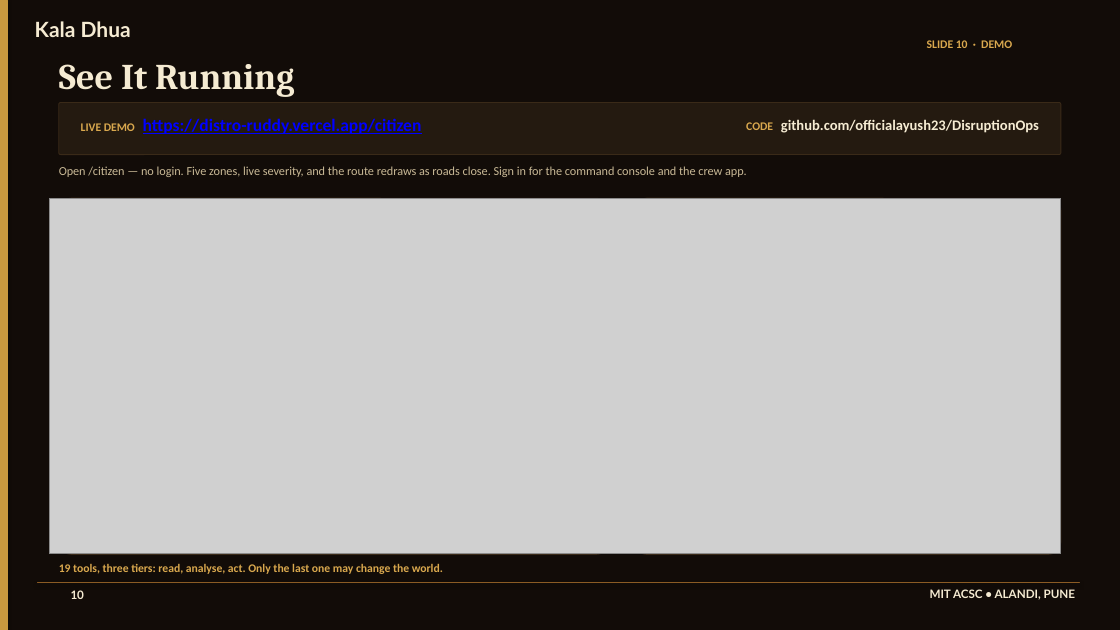
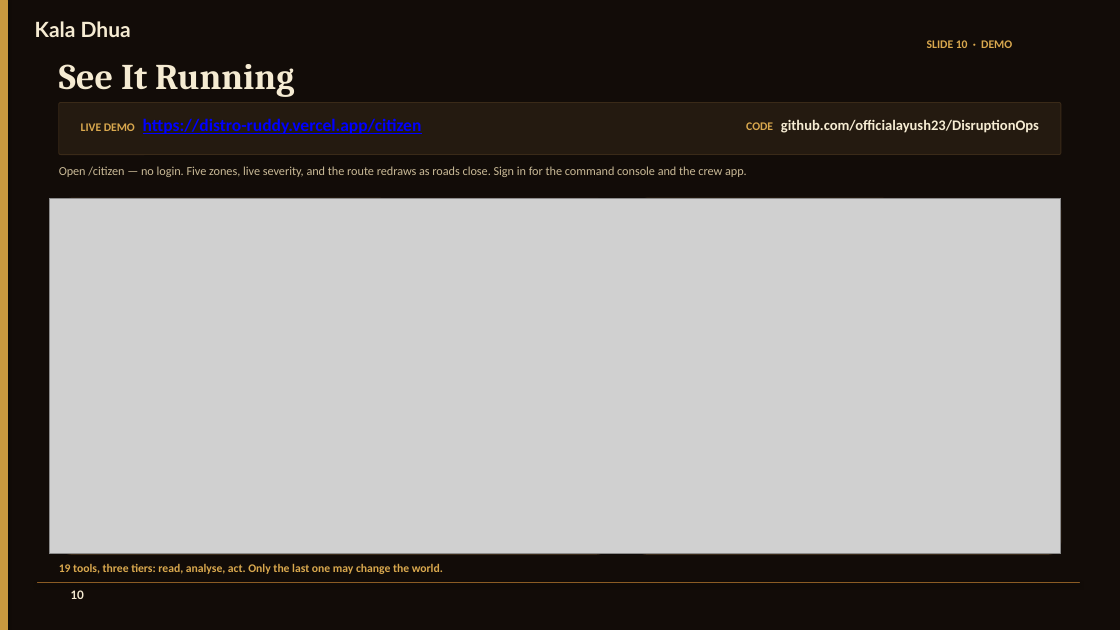
Before and after one commit to officialayush23/DisruptionOps, a slide deck: slide 11 of docs/KH131.pptx. Drawn at 1120x630 pixels with LibreOffice and Linux fonts; fonts in the diff are those of the drawing; grey boxes stand for pictures. Boxes give left, top, right and bottom in pixels: in the first picture for what was removed or moved away, otherwise in the second. Text is boxed around its words. In the diff, an @@ line names an element or a change of style, - is before the commit and + after.

```diff
--- a/docs/KH131.pptx
+++ b/docs/KH131.pptx
@@ text removed at bbox=[930, 589, 1075, 600] @@
-MIT ACSC • ALANDI, PUNE
```
Also in this commit, not shown: 10 other slides changed, 48 other files.
